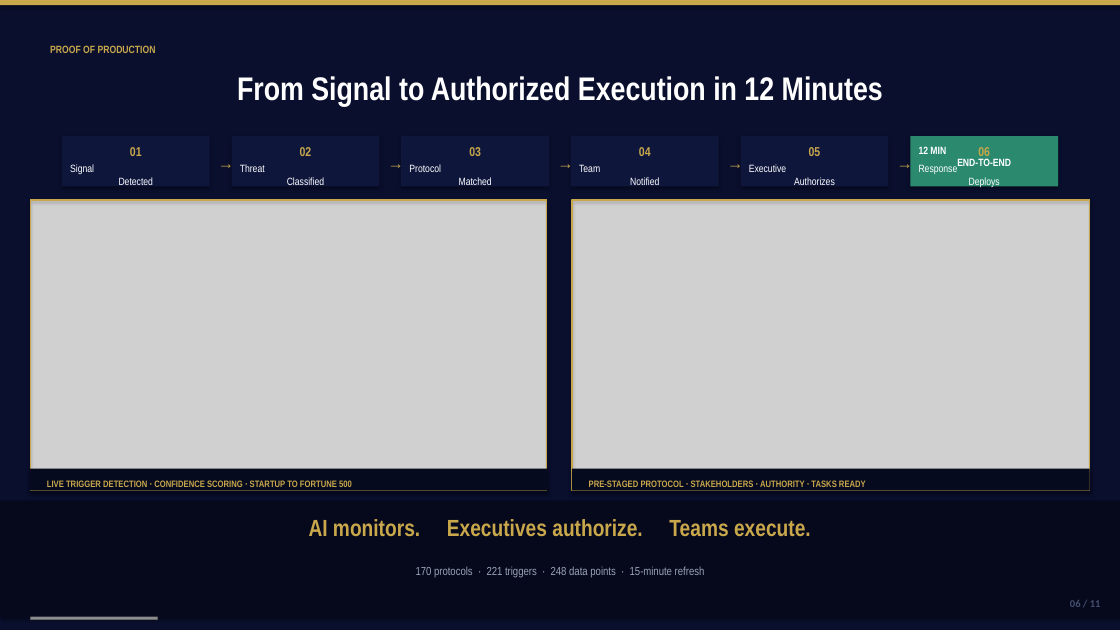
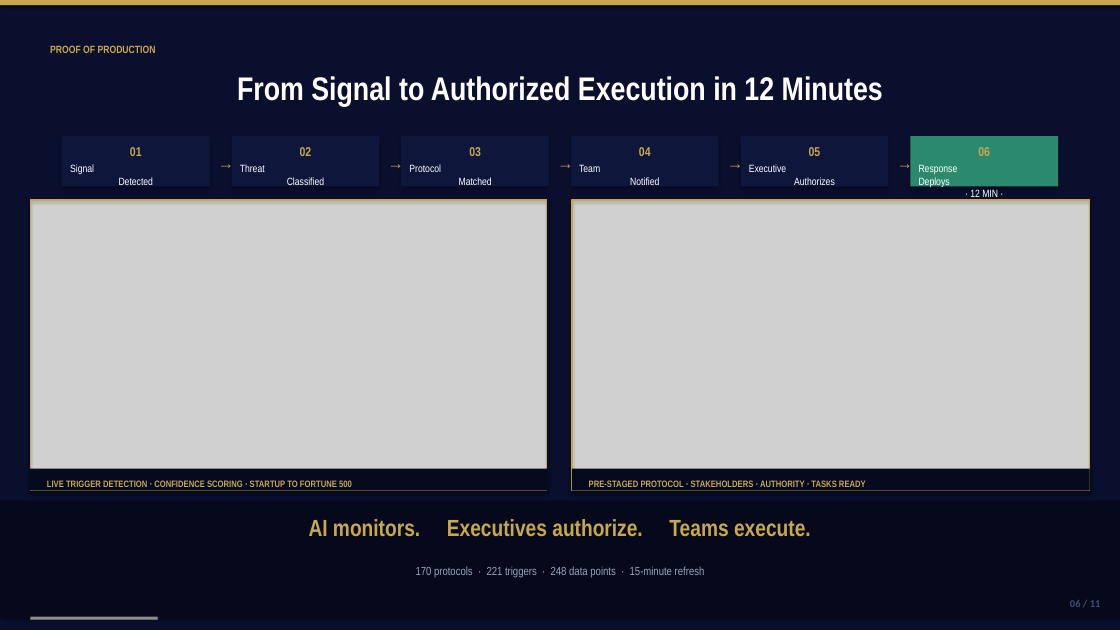
Before and after one commit to mbrunke18/CodePlatform1, a slide deck: slide 6 of attached_assets/VaughnMartin-Investor-Pitch-Deck-v10.pptx. Drawn at 1120x630 pixels with LibreOffice and Linux fonts; fonts in the diff are those of the drawing; grey boxes stand for pictures. Boxes give left, top, right and bottom in pixels: in the first picture for what was removed or moved away, otherwise in the second. Text is boxed around its words. In the diff, an @@ line names an element or a change of style, - is before the commit and + after.

```diff
--- a/attached_assets/VaughnMartin-Investor-Pitch-Deck-v10.pptx
+++ b/attached_assets/VaughnMartin-Investor-Pitch-Deck-v10.pptx
@@ text removed at bbox=[919, 145, 1011, 166] @@
-12 MIN
-END-TO-END
@@ text at bbox=[919, 164, 998, 200]: text changed @@
-Response
-Deploys
+Response
+Deploys
+· 12 MIN ·
```
Also in this commit, not shown: 2 other files.
